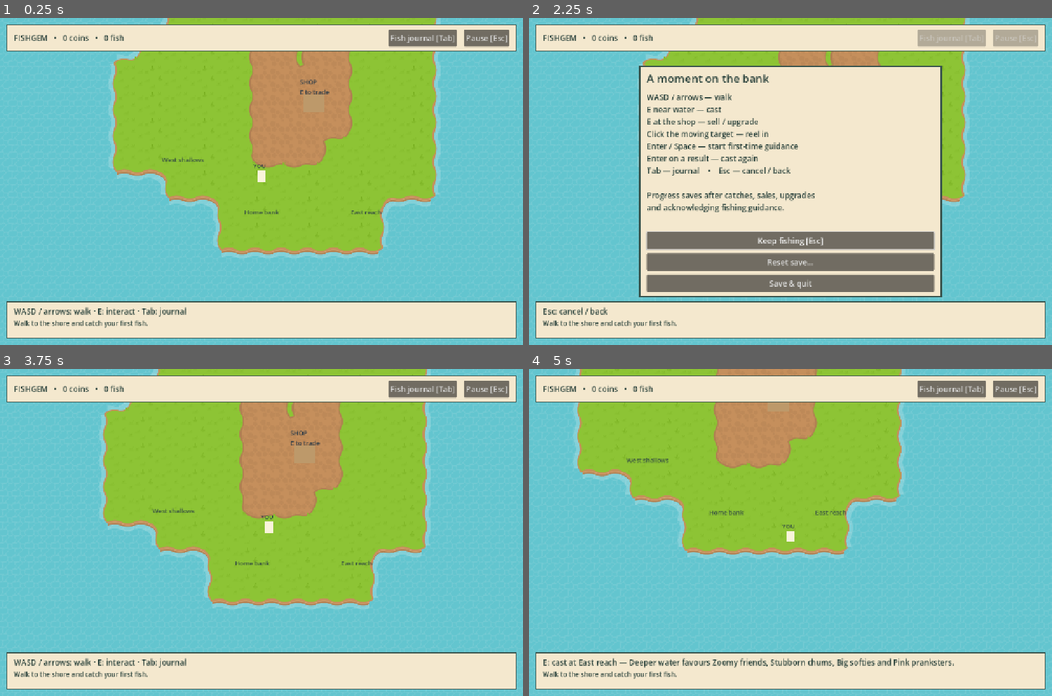
Above: before the commit, frames 1-4 (two rows, left to right).
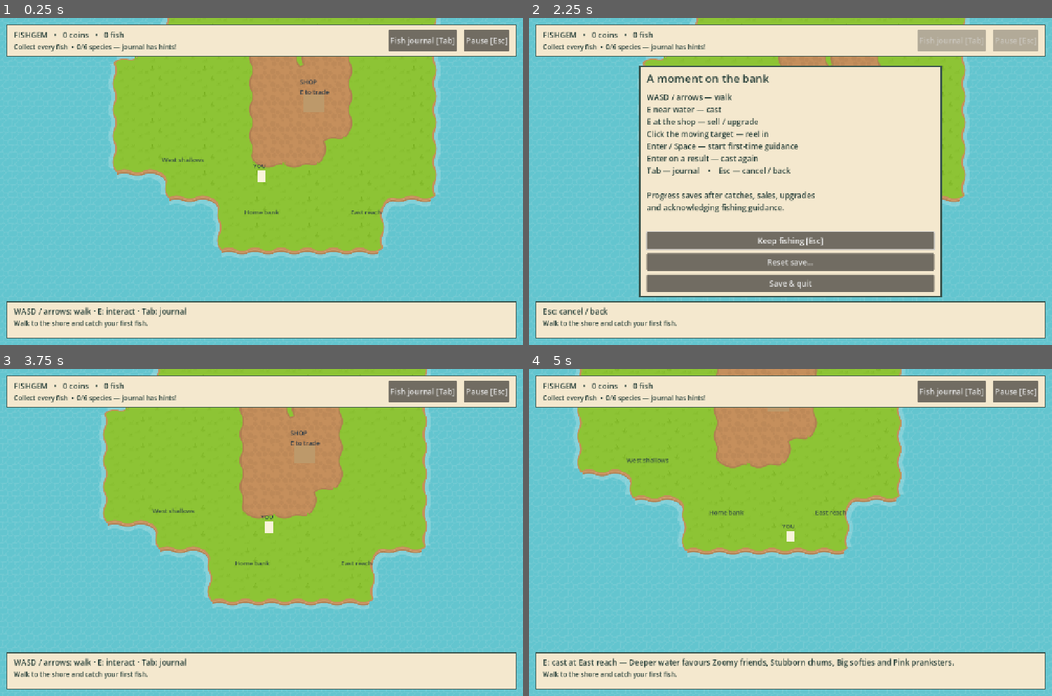
Above: after the commit, the same moments.

Repository: indie-arch/fishgem
Game: Godot game, scene res://scenes/prototype.tscn
Same seed, same stepped clock (60 frames per second), same inputs: the game is played once before the commit and once after it.
Inputs (mouse positions are in pixels of both pictures, inside the frame that each line leads up to):
- Up to frame 1 (0.25 s): no input
- Up to frame 2 (2.25 s): click "Fish journal [Tab]" at 0.5 s; click "Back [Esc]" at 1.25 s; click "Pause [Esc]" at 2 s
- Up to frame 3 (3.75 s): click "Keep fishing [Esc]" at 2.75 s; tap Enter at 3.5, 3.6 s; move the mouse to (376, 516) at 3.52 s; hold D from 3.53 s (still down); click (376, 516) at 3.67 s
- Up to frame 4 (5 s): tap Space at 3.77, 4.52 s; move the mouse to (685, 548) at 4.27 s; release D at 4.28 s; hold S from 4.28 s (still down); tap Keypad Enter at 4.35 s

The runs differ from the first frame. In frame 1, 2.9% of the frame differs, in the area x 1-99%, y 4-12%; in frame 2, 2.7%; in frame 3, 2.9%; in frame 4, 2.9%.

Commit message:
Add save recovery and collection progress tracking
- Block gameplay and autosaving when saves cannot be loaded
- Preserve unreadable saves before starting fresh
- Display and test fish collection progress across saves and resets

Diff:
--- a/project.godot
+++ b/project.godot
@@ -17,12 +17,12 @@
 
 [display]
 
-window/stretch/mode="canvas_items"
-window/stretch/aspect="expand"
 window/size/viewport_width=1280
 window/size/viewport_height=800
 window/size/window_width_override=1152
 window/size/window_height_override=720
+window/stretch/mode="canvas_items"
+window/stretch/aspect="expand"
 window/size/min_width=960
 window/size/min_height=640
 
--- a/scripts/prototype_game.gd
+++ b/scripts/prototype_game.gd
@@ -16,6 +16,8 @@
 var save_path := "user://fishgem_prototype.json"
 var _shore_hint := "WASD / arrows: walk. Find the water and press E."
 var _fishing_spot := "home_bank"
+var _save_load_failed := false
+var _preserved_save_path := ""
 
 func _ready() -> void:
 	world = World.instantiate()
@@ -44,19 +46,57 @@
 	ui.reset_requested.connect(_request_save_reset)
 	ui.reset_confirmed.connect(_confirm_save_reset)
 	ui.reset_cancelled.connect(_cancel_save_reset)
+	ui.retry_load_requested.connect(_load_progress)
+	ui.fresh_start_requested.connect(_start_fresh_after_load_failure)
 	fishing.caught.connect(_on_caught)
 	fishing.escaped.connect(_on_escaped)
 	fishing.cancelled.connect(func(): _end_encounter("Line reeled in. Nothing lost."))
 	fishing.introduction_completed.connect(_on_introduction_completed)
 	get_tree().auto_accept_quit = false
+	_load_progress()
+	_on_hint(world.hint)
+
+func _load_progress() -> void:
 	var result: Error = progress.load_game(save_path)
-	ui.notice.text = "Progress loaded. Welcome back!" if result == OK else "Walk to the shore and catch your first fish."
-	if result != OK and result != ERR_FILE_NOT_FOUND:
-		ui.notice.text = "Save could not be loaded; using a fresh session."
-	_update_stats()
-	_on_hint(world.hint)
+	# Once recovery is open, a missing file is not permission to silently start over.
+	if result != OK and (result != ERR_FILE_NOT_FOUND or _save_load_failed):
+		_save_load_failed = true
+		_set_mode("save_recovery")
+		ui.show_save_recovery()
+	else:
+		_save_load_failed = false
+		_return_to_world()
+		ui.notice.text = "Progress loaded. Welcome back!" if result == OK else "Walk to the shore and catch your first fish."
+	_update_stats()
+
+func _start_fresh_after_load_failure() -> void:
+	if mode != "save_recovery":
+		return
+	# Keep the exact original bytes, including saves from a newer game version.
+	# Unique names ensure repeated recoveries never replace an earlier original.
+	if _preserved_save_path.is_empty() and FileAccess.file_exists(save_path):
+		var archive := save_path + ".unreadable"
+		var suffix := 1
+		while FileAccess.file_exists(archive):
+			archive = save_path + ".unreadable.%d" % suffix
+			suffix += 1
+		if DirAccess.rename_absolute(ProjectSettings.globalize_path(save_path), ProjectSettings.globalize_path(archive)) != OK:
+			ui.modal_title.text = "Could not preserve your save. Try again."
+			return
+		_preserved_save_path = archive
+	var fresh = Progress.new()
+	if fresh.save_game(save_path) != OK:
+		ui.modal_title.text = "Could not create a new save. Try again."
+		return
+	progress = fresh
+	_save_load_failed = false
+	_return_to_world()
+	_update_stats()
+	ui.notice.text = "A fresh start! Your previous save has been kept." if not _preserved_save_path.is_empty() else "A fresh start awaits!"
 
 func _input(event: InputEvent) -> void:
+	if _save_load_failed:
+		return
 	# Handle Tab before GUI focus traversal consumes the journal shortcut.
 	if not event is InputEventKey or not event.is_pressed() or event.is_echo():
 		return
@@ -154,6 +194,8 @@
 	_update_stats()
 
 func _return_to_world() -> void:
+	if _save_load_failed:
+		return
 	if mode == "waiting" or mode == "bite":
 		ui.notice.text = "Line reeled in. Cast again whenever you like."
 	bite_timer.stop()
@@ -230,15 +272,18 @@
 
 func _update_stats() -> void:
 	ui.update_stats(progress.coins, progress.bag.size())
+	ui.update_collection(progress.discovered.size(), progress.FISH.size())
 
 func _save_progress() -> bool:
+	if _save_load_failed:
+		return false
 	if progress.save_game(save_path) != OK:
 		ui.notice.text = "Could not save progress. Keep this session open and try again."
 		return false
 	return true
 
 func _quit_game() -> void:
-	if _save_progress():
+	if _save_load_failed or _save_progress():
 		get_tree().quit()
 
 func _notification(what: int) -> void:
--- a/scripts/prototype_ui.gd
+++ b/scripts/prototype_ui.gd
@@ -1,6 +1,8 @@
 extends CanvasLayer
 ## Temporary interface: replace visuals without changing prototype rules.
 
+signal retry_load_requested
+signal fresh_start_requested
 signal journal_requested
 signal pause_requested
 signal close_requested
@@ -12,6 +14,7 @@
 signal reset_confirmed
 signal reset_cancelled
 
+var collection: Label
 var stats: Label
 var hint: Label
 var notice: Label
@@ -52,8 +55,12 @@
 	var row := HBoxContainer.new()
 	row.add_theme_constant_override("separation", 18)
 	top.add_child(row)
-	stats = _label("", row)
-	stats.size_flags_horizontal = Control.SIZE_EXPAND_FILL
+	var summary := VBoxContainer.new()
+	summary.size_flags_horizontal = Control.SIZE_EXPAND_FILL
+	row.add_child(summary)
+	stats = _label("", summary)
+	collection = _label("", summary)
+	collection.add_theme_font_size_override("font_size", 16)
 	journal_button = _button("Fish journal [Tab]", row, func(): journal_requested.emit())
 	pause_button = _button("Pause [Esc]", row, func(): pause_requested.emit())
 	var bottom := PanelContainer.new()
@@ -98,6 +105,20 @@
 func update_stats(coins: int, bag_count: int) -> void:
 	stats.text = "FISHGEM   •   %d coins   •   %d fish" % [coins, bag_count]
 
+func update_collection(found: int, total: int) -> void:
+	collection.text = "Collect every fish  •  %d/%d species — journal has hints!" % [found, total]
+	if found == total:
+		collection.text = "Collection complete!  •  %d/%d species found" % [found, total]
+
+func show_save_recovery() -> void:
+	set_modal("Your save could not be loaded")
+	_wrapped_label("Your existing save has not been changed.
+Retry loading, or start fresh and keep the old file for recovery.
+Quitting here leaves your save untouched.", modal_body)
+	_button("Retry loading", modal_actions, func(): retry_load_requested.emit()).grab_focus()
+	_button("Start fresh & preserve old save", modal_actions, func(): fresh_start_requested.emit())
+	_button("Quit without saving", modal_actions, func(): quit_requested.emit())
+
 func set_modal(title: String) -> void:
 	_stop_result_animation()
 	modal_title.text = title
--- /dev/null
+++ b/tests/prototype_recovery_test.gd
@@ -0,0 +1,64 @@
+extends SceneTree
+
+const SAVE := "user://fishgem_recovery_test_only.json"
+
+func _initialize() -> void:
+	call_deferred("run_checks")
+
+func run_checks() -> void:
+	for suffix in ["", ".unreadable", ".unreadable.1"]:
+		DirAccess.remove_absolute(ProjectSettings.globalize_path(SAVE + suffix))
+	var file := FileAccess.open(SAVE, FileAccess.WRITE)
+	file.store_string("broken original bytes")
+	file.close()
+	file = FileAccess.open(SAVE + ".unreadable", FileAccess.WRITE)
+	file.store_string("older preserved save")
+	file.close()
+	var game = load("res://scenes/prototype.tscn").instantiate()
+	game.save_path = SAVE
+	root.add_child(game)
+	assert(game.mode == "save_recovery" and not game.world.input_enabled)
+	assert(not game._save_progress())
+	game._return_to_world()
+	game._load_progress()
+	assert(game.mode == "save_recovery")
+	assert(FileAccess.get_file_as_string(SAVE) == "broken original bytes")
+	# A blocked archive destination must leave the original untouched and recovery open.
+	assert(DirAccess.make_dir_absolute(ProjectSettings.globalize_path(SAVE + ".unreadable.1")) == OK)
+	game._start_fresh_after_load_failure()
+	assert(game.mode == "save_recovery" and not game._save_progress())
+	assert(FileAccess.get_file_as_string(SAVE) == "broken original bytes")
+	DirAccess.remove_absolute(ProjectSettings.globalize_path(SAVE + ".unreadable.1"))
+	game._start_fresh_after_load_failure()
+	assert(game.mode == "world" and game.world.input_enabled)
+	assert(FileAccess.get_file_as_string(SAVE + ".unreadable.1") == "broken original bytes")
+	assert(FileAccess.get_file_as_string(SAVE + ".unreadable") == "older preserved save")
+	assert(game.ui.collection.text.contains("0/6"))
+	for fish in game.progress.fish_catalog():
+		game.progress.add_catch({"id": fish.id, "weight_kg": 1.0})
+	game.progress.sell_all()
+	game._update_stats()
+	assert(game.ui.collection.text.contains("Collection complete!"))
+	assert(game._save_progress())
+	game.free()
+	game = load("res://scenes/prototype.tscn").instantiate()
+	game.save_path = SAVE
+	root.add_child(game)
+	assert(game.ui.collection.text.contains("6/6"), "Collection survives sale and reload")
+	game._open_pause()
+	game._request_save_reset()
+	game._confirm_save_reset()
+	assert(game.ui.collection.text.contains("0/6"))
+	# Retry loads a repaired save without replacing it with the fresh session.
+	game._save_load_failed = true
+	game._set_mode("save_recovery")
+	var repaired = game.Progress.new()
+	repaired.coins = 123
+	assert(repaired.save_game(SAVE) == OK)
+	game._load_progress()
+	assert(game.mode == "world" and game.progress.coins == 123)
+	game.free()
+	for suffix in ["", ".unreadable", ".unreadable.1"]:
+		DirAccess.remove_absolute(ProjectSettings.globalize_path(SAVE + suffix))
+	print("PASS: recovery blocks autosave, preserves originals, retries repaired saves; collection survives sale/reload/reset")
+	quit()
Not shown, changed: README.md
